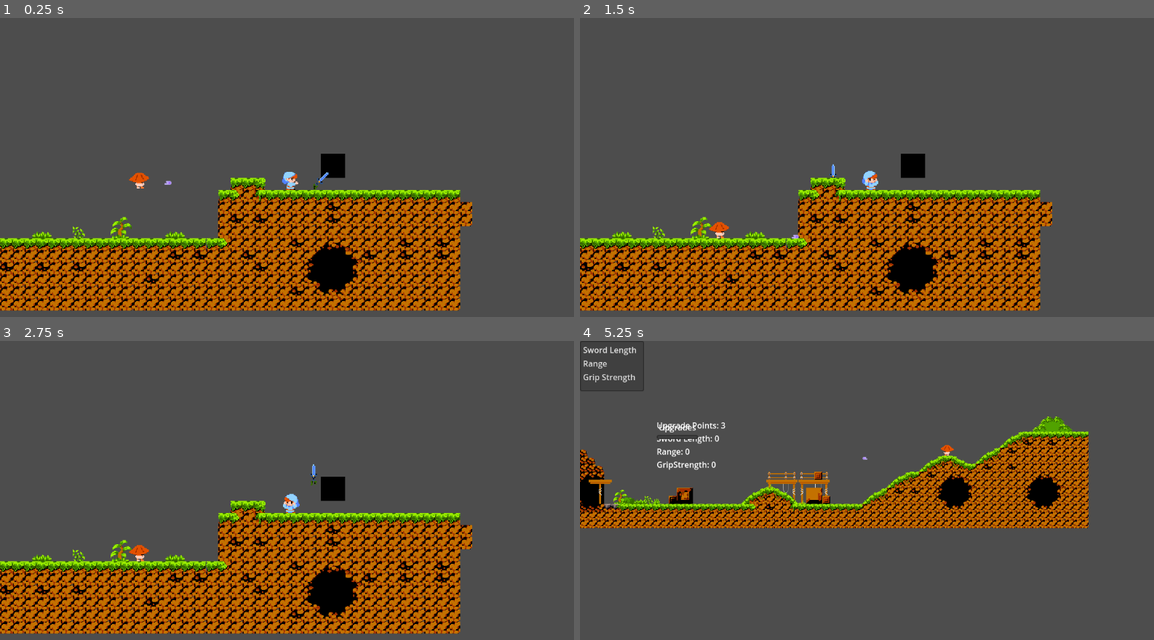
Above: before the commit, frames 1-4 (two rows, left to right).
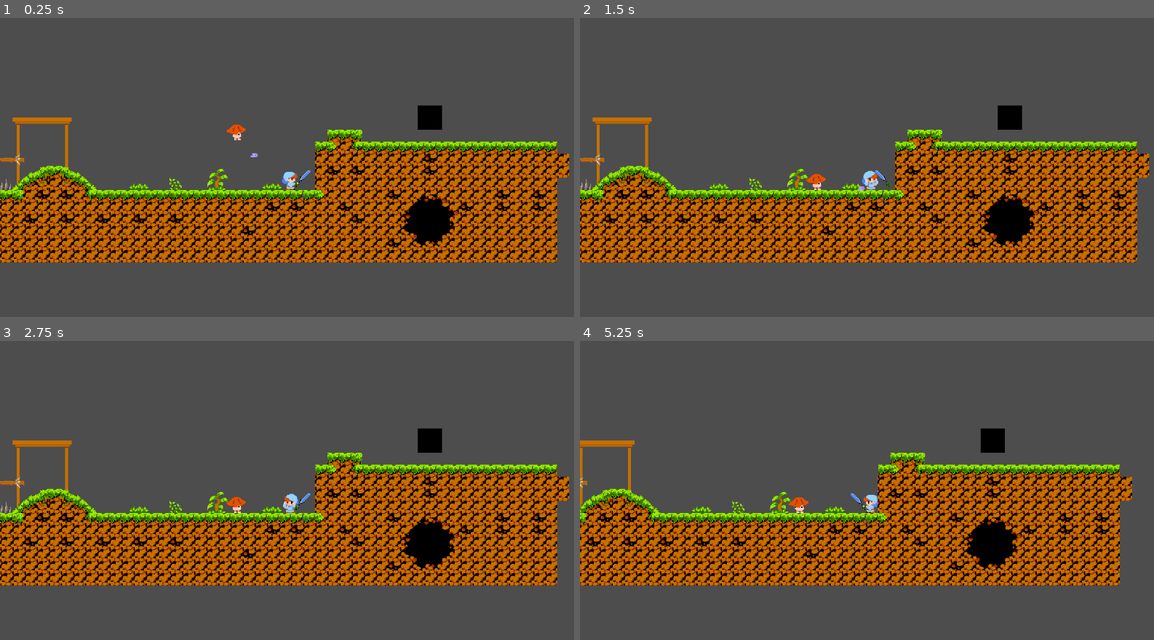
Above: after the commit, the same moments.

Repository: megaeonise/GMTK2023SwordofLegend
Game: Godot game, scene res://Tutorial_Plr.tscn
The game is run twice, just before and just after one commit, with the same random seed, the same clock (stepped at 60 frames per second) and the same inputs. This scene is started directly instead of the project's main scene.
Inputs (mouse positions are in pixels of both pictures, inside the frame that each line leads up to):
- Up to frame 1 (0.25 s): no input
- Up to frame 2 (1.5 s): tap Enter (ui_accept) at 0.5, 0.77, 1.25 s; move the mouse to (999, 164) at 0.52 s; hold Right (ui_right) from 0.53 s (still down); right-click (999, 164) at 0.6 s; move the mouse to (752, 197) at 1.27 s; click (752, 197) at 1.35 s
- Up to frame 3 (2.75 s): tap Enter (ui_accept) at 1.52, 2 s; right-click (172, 520) at 1.55 s; move the mouse to (350, 433) at 2.02 s; release Right (ui_right) at 2.03 s; hold Left (ui_left) from 2.03 s (still down); right-click (350, 433) at 2.1 s
- Up to frame 4 (5.25 s): tap Enter (ui_accept) at 2.75, 3.02, 3.5, 3.77, 5 s; move the mouse to (844, 568) at 2.77 s; release Left (ui_left) at 2.78 s; hold Right (ui_right) 2.78-4.25 s; right-click (844, 568) at 2.85 s; move the mouse to (1044, 553) at 3.52 s; press the mouse at (1044, 553) at 3.53 s; right-click (1044, 553) at 3.8 s; release the mouse at (1044, 553) at 4.25 s; click (677, 427) at 4.25 s, where only the run before the commit has a clickable "Upgrades"; move the mouse to (694, 454) at 5.02 s; hold Left (ui_left) from 5.03 s (still down); right-click (694, 454) at 5.1 s

The runs differ from the first frame. In frame 1, 37% of the frame differs, in the area x 0-100%, y 29-98%; in frame 2, 37%; in frame 3, 37%; in frame 4, 35%.

Commit message:
Finished mushroom

Diff:
--- a/Characters/Mushroom.gd
+++ b/Characters/Mushroom.gd
@@ -5,7 +5,10 @@
 var can_shoot = true
 var hp = 3
 var damage_taken = 0
+var shot_collision = ''
+var can_damage = true
 
+signal player_damage()
 
 func _ready():
 	self.add_collision_exception_with($Projectile)
@@ -30,6 +33,11 @@
 		can_shoot = false
 		$Projectile.velocity = direction*speed
 		$Projectile/Timeout.start()
+		if can_damage == true and shot_collision=='Player':
+			player_damage.emit()
+			can_damage = false
+		elif shot_collision=='Sword':
+			print('here')
 	if look.x>0:
 		get_node("MushroomSprite").set_flip_h(true)
 		get_node("Projectile/ProjectileSprite").set_flip_h(true)
@@ -49,6 +57,7 @@
 func _on_timeout_2_timeout():
 	$Projectile.set_visible(true)
 	can_shoot = true
+	can_damage = true
 
 
 func _on_sword_attack(damage):
@@ -61,3 +70,7 @@
 	can_shoot=false
 	$MushroomSprite.play('hurt')
 	$Projectile/Timeout2.start()
+
+
+func _on_projectile_collided_with(object):
+	shot_collision = object
--- a/Characters/Mushroom.tscn
+++ b/Characters/Mushroom.tscn
@@ -162,5 +162,6 @@
 wait_time = 4.0
 one_shot = true
 
+[connection signal="collided_with" from="Projectile" to="." method="_on_projectile_collided_with"]
 [connection signal="timeout" from="Projectile/Timeout" to="." method="_on_timeout_timeout"]
 [connection signal="timeout" from="Projectile/Timeout2" to="." method="_on_timeout_2_timeout"]
--- a/Characters/Player.gd
+++ b/Characters/Player.gd
@@ -7,6 +7,7 @@
 var grip = 0
 var on_ground = false
 var hp = 3
+var left = false
 #sword length/dmg, chain length, grip strength
 var points = VariableStore.upgrade_points
 var upgrade_arr = [VariableStore.length_upgrade,VariableStore.range_upgrade,VariableStore.grip_upgrade]
@@ -22,6 +23,8 @@
 	sword_move()
 	move_and_slide()
 	direction_finder()
+	if hp<=0:
+		queue_free()
 
 #	if Input.is_action_just_pressed('ui_select'):
 #		print(upgrade_arr)
@@ -53,7 +56,10 @@
 		on_ground = true
 
 	if Input.is_action_just_pressed("Right_Click") and on_ground==true:
-		get_node('Sword').set_position(Vector2(5,0))
+		if not left:
+			get_node('Sword').set_position(Vector2(16,-5))
+		else:
+			get_node('Sword').set_position(Vector2(-16,-5))
 		mode*=-1
 		mode_change.emit(mode)
 
@@ -61,6 +67,10 @@
 		get_node('HeroSprite').play('cower')
 
 	if mode==-1:
+		if not left:
+			get_node('Sword').set_position(Vector2(16,-5))
+		else:
+			get_node('Sword').set_position(Vector2(-16,-5))
 		get_node('Sword/SwordSprite').play('static')
 		get_node('Sword/SwordSprite').pause()
 		if abs(distance_to_mouse.x)>=10:
@@ -100,8 +110,16 @@
 func direction_finder():
 	var local_mouse = get_local_mouse_position()
 	if local_mouse.x<0:
+		left = true
 		get_node("HeroSprite").set_flip_h(true)
 		get_node("Sword/SwordSprite").set_flip_h(true)
 	else:
+		left = false
 		get_node('HeroSprite').set_flip_h(false)
 		get_node("Sword/SwordSprite").set_flip_h(false)
+
+
+
+
+func _on_mushroom_player_damage():
+	hp-=1
--- a/Characters/Player.tscn
+++ b/Characters/Player.tscn
@@ -1,15 +1,13 @@
-[gd_scene load_steps=46 format=3 uid="uid://g6kd448lq21b"]
+[gd_scene load_steps=30 format=3 uid="uid://g6kd448lq21b"]
 
 [ext_resource type="Texture2D" uid="uid://b4m852yp60fq8" path="res://Characters/Sprites/hero walking.png" id="1_gooaj"]
 [ext_resource type="Script" path="res://Characters/Player.gd" id="1_icnu4"]
 [ext_resource type="Texture2D" uid="uid://c8v5hu5et07n6" path="res://Characters/Sprites/hero running.png" id="2_4fpsp"]
-[ext_resource type="Script" path="res://Characters/Sword.gd" id="2_oj5jn"]
 [ext_resource type="Texture2D" uid="uid://b4bvedg2rmx7n" path="res://Characters/Sprites/hero cowering.png" id="2_usldw"]
 [ext_resource type="Texture2D" uid="uid://cykf2judrhy3x" path="res://Characters/Sprites/Hero getting dragged.png" id="3_8qwyt"]
-[ext_resource type="Texture2D" uid="uid://la2yrgtk7qwt" path="res://Characters/Sprites/sword static.png" id="3_gnds5"]
 [ext_resource type="Texture2D" uid="uid://i6nnfb586dv0" path="res://Characters/Sprites/Hero hanging in midair.png" id="4_xuqtb"]
 [ext_resource type="Texture2D" uid="uid://b7wwl2oumg4ot" path="res://Characters/Sprites/hero sleeping.png" id="6_1nncu"]
-[ext_resource type="Texture2D" uid="uid://dp8c73xysx3lq" path="res://Characters/Sprites/sword attack-Sheet.png" id="9_udiev"]
+[ext_resource type="PackedScene" uid="uid://dusd1ag2eelh" path="res://sword.tscn" id="8_unkfd"]
 
 [sub_resource type="AtlasTexture" id="AtlasTexture_bb0wl"]
 atlas = ExtResource("2_usldw")
@@ -185,121 +183,6 @@
 [sub_resource type="RectangleShape2D" id="RectangleShape2D_l6ws4"]
 size = Vector2(18, 24)
 
-[sub_resource type="RectangleShape2D" id="RectangleShape2D_6p0km"]
-size = Vector2(7.25, 20)
-
-[sub_resource type="AtlasTexture" id="AtlasTexture_vwpbc"]
-atlas = ExtResource("9_udiev")
-region = Rect2(0, 0, 32, 32)
-
-[sub_resource type="AtlasTexture" id="AtlasTexture_aufa1"]
-atlas = ExtResource("9_udiev")
-region = Rect2(32, 0, 32, 32)
-
-[sub_resource type="AtlasTexture" id="AtlasTexture_vth1r"]
-atlas = ExtResource("9_udiev")
-region = Rect2(64, 0, 32, 32)
-
-[sub_resource type="AtlasTexture" id="AtlasTexture_inbtr"]
-atlas = ExtResource("9_udiev")
-region = Rect2(96, 0, 32, 32)
-
-[sub_resource type="AtlasTexture" id="AtlasTexture_k34ul"]
-atlas = ExtResource("9_udiev")
-region = Rect2(128, 0, 32, 32)
-
-[sub_resource type="AtlasTexture" id="AtlasTexture_3tvjb"]
-atlas = ExtResource("9_udiev")
-region = Rect2(160, 0, 32, 32)
-
-[sub_resource type="AtlasTexture" id="AtlasTexture_1lym7"]
-atlas = ExtResource("9_udiev")
-region = Rect2(192, 0, 32, 32)
-
-[sub_resource type="AtlasTexture" id="AtlasTexture_goxdv"]
-atlas = ExtResource("9_udiev")
-region = Rect2(224, 0, 32, 32)
-
-[sub_resource type="AtlasTexture" id="AtlasTexture_j5uje"]
-atlas = ExtResource("9_udiev")
-region = Rect2(256, 0, 32, 32)
-
-[sub_resource type="AtlasTexture" id="AtlasTexture_6srl7"]
-atlas = ExtResource("3_gnds5")
-region = Rect2(0, 0, 32, 32)
-
-[sub_resource type="AtlasTexture" id="AtlasTexture_2ywwi"]
-atlas = ExtResource("9_udiev")
-region = Rect2(256, 0, 32, 32)
-
-[sub_resource type="AtlasTexture" id="AtlasTexture_0ysdw"]
-atlas = ExtResource("9_udiev")
-region = Rect2(128, 0, 32, 32)
-
-[sub_resource type="SpriteFrames" id="SpriteFrames_c6olu"]
-animations = [{
-"frames": [{
-"duration": 1.0,
-"texture": SubResource("AtlasTexture_vwpbc")
-}, {
-"duration": 1.0,
-"texture": SubResource("AtlasTexture_aufa1")
-}, {
-"duration": 1.0,
-"texture": SubResource("AtlasTexture_vth1r")
-}, {
-"duration": 1.0,
-"texture": SubResource("AtlasTexture_inbtr")
-}, {
-"duration": 1.0,
-"texture": SubResource("AtlasTexture_k34ul")
-}],
-"loop": false,
-"name": &"attack",
-"speed": 5.0
-}, {
-"frames": [{
-"duration": 1.0,
-"texture": SubResource("AtlasTexture_3tvjb")
-}, {
-"duration": 1.0,
-"texture": SubResource("AtlasTexture_1lym7")
-}, {
-"duration": 1.0,
-"texture": SubResource("AtlasTexture_goxdv")
-}, {
-"duration": 1.0,
-"texture": SubResource("AtlasTexture_j5uje")
-}],
-"loop": false,
-"name": &"attack2",
-"speed": 5.0
-}, {
-"frames": [{
-"duration": 1.0,
-"texture": SubResource("AtlasTexture_6srl7")
-}],
-"loop": false,
-"name": &"static",
-"speed": 5.0
-}, {
-"frames": [{
-"duration": 1.0,
-"texture": SubResource("AtlasTexture_2ywwi")
-}],
-"loop": true,
-"name": &"static2",
-"speed": 5.0
-}, {
-"frames": [{
-"duration": 1.0,
-"texture": SubResource("AtlasTexture_0ysdw")
-}],
-"loop": true,
-"name": &"static3",
-"speed": 5.0
-}]
-
 [node name="Player" type="CharacterBody2D"]
 script = ExtResource("1_icnu4")
 
@@ -311,25 +194,4 @@
 [node name="HeroCollision" type="CollisionShape2D" parent="."]
 shape = SubResource("RectangleShape2D_l6ws4")
 
-[node name="Sword" type="Area2D" parent="."]
-position = Vector2(40, 0)
-script = ExtResource("2_oj5jn")
-
-[node name="SwordCollision" type="CollisionShape2D" parent="Sword"]
-position = Vector2(-1, 2)
-shape = SubResource("RectangleShape2D_6p0km")
-disabled = true
-
-[node name="SwordSprite" type="AnimatedSprite2D" parent="Sword"]
-texture_filter = 1
-sprite_frames = SubResource("SpriteFrames_c6olu")
-animation = &"static3"
-speed_scale = 1.7
-
-[node name="Buffer" type="Timer" parent="Sword"]
-wait_time = 0.9
-one_shot = true
-
-[connection signal="mode_change" from="." to="Sword" method="_on_player_mode_change"]
-[connection signal="animation_finished" from="Sword/SwordSprite" to="Sword" method="_on_sword_sprite_animation_finished"]
-[connection signal="timeout" from="Sword/Buffer" to="Sword" method="_on_buffer_timeout"]
+[node name="Sword" parent="." instance=ExtResource("8_unkfd")]
--- a/Characters/Projectile.gd
+++ b/Characters/Projectile.gd
@@ -1,6 +1,10 @@
 extends CharacterBody2D
 
-
+signal collided_with(object)
 
 func _physics_process(delta):
 	move_and_slide()
+	for collisions in get_slide_collision_count():
+		var collision = get_slide_collision(collisions)
+		collided_with.emit(collision.get_collider().name)
+		print(collision.get_collider().name)
--- a/Characters/Sword.gd
+++ b/Characters/Sword.gd
@@ -43,12 +43,10 @@
 				else:
 					get_node('SwordSprite').play('attack2')
 					attack_anim = 0
-		if get_node('SwordSprite').animation == 'attack' and get_node('SwordSprite').frame>=2 and get_node('SwordSprite').frame<=4:
+		if get_node('SwordSprite').animation == 'attack' and get_node('SwordSprite').frame>=2 and get_node('SwordSprite').frame<=3:
 			attack.emit(1+(VariableStore.length_upgrade*0.5))
 			get_node('SwordCollision').set_disabled(false)
-		else:
-			get_node('SwordCollision').set_disabled(true)
-		if get_node('SwordSprite').animation == 'attack2' and get_node('SwordSprite').frame>=1 and get_node('SwordSprite').frame<=3:
+		elif get_node('SwordSprite').animation == 'attack2' and get_node('SwordSprite').frame>=1 and get_node('SwordSprite').frame<=2:
 			attack.emit(1+(VariableStore.length_upgrade*0.5))
 			get_node('SwordCollision').set_disabled(false)
 		else:
--- a/Next.gd
+++ b/Next.gd
@@ -1,5 +1,4 @@
 extends Node2D
-
 var current = ''
 
 func _ready():
--- a/Tutorial_Plr.tscn
+++ b/Tutorial_Plr.tscn
@@ -19,7 +19,17 @@
 shape = SubResource("RectangleShape2D_dhee1")
 
 [node name="Player" parent="." index="1"]
-position = Vector2(352, -104)
+position = Vector2(224, -24)
+
+[node name="Sword" parent="Player" index="2"]
+position = Vector2(-32, 0)
+
+[node name="SwordCollision" parent="Player/Sword" index="0"]
+position = Vector2(0, 0)
+disabled = false
+
+[node name="SwordSprite" parent="Player/Sword" index="1"]
+animation = &"attack2"
 
 [node name="Camera2D" type="Camera2D" parent="Player" index="3"]
 zoom = Vector2(1.5, 1.5)
@@ -50,5 +60,8 @@
 [connection signal="body_entered" from="Next" to="Next" method="_on_body_entered"]
 [connection signal="attack" from="Player/Sword" to="Mushroom" method="_on_sword_attack"]
 [connection signal="body_entered" from="Player/Sword" to="Mushroom" method="_on_sword_body_entered"]
+[connection signal="player_damage" from="Mushroom" to="Player" method="_on_mushroom_player_damage"]
 
 [editable path="Player"]
+[editable path="Player/Sword"]
+[editable path="Mushroom"]
--- /dev/null
+++ b/sword.tscn
@@ -0,0 +1,143 @@
+[gd_scene load_steps=18 format=3 uid="uid://dusd1ag2eelh"]
+
+[ext_resource type="Script" path="res://Characters/Sword.gd" id="1_n3xup"]
+[ext_resource type="Texture2D" uid="uid://dp8c73xysx3lq" path="res://Characters/Sprites/sword attack-Sheet.png" id="2_3oa0a"]
+[ext_resource type="Texture2D" uid="uid://la2yrgtk7qwt" path="res://Characters/Sprites/sword static.png" id="3_2jubk"]
+
+[sub_resource type="RectangleShape2D" id="RectangleShape2D_6p0km"]
+size = Vector2(7.25, 20)
+
+[sub_resource type="AtlasTexture" id="AtlasTexture_vwpbc"]
+atlas = ExtResource("2_3oa0a")
+region = Rect2(0, 0, 32, 32)
+
+[sub_resource type="AtlasTexture" id="AtlasTexture_aufa1"]
+atlas = ExtResource("2_3oa0a")
+region = Rect2(32, 0, 32, 32)
+
+[sub_resource type="AtlasTexture" id="AtlasTexture_vth1r"]
+atlas = ExtResource("2_3oa0a")
+region = Rect2(64, 0, 32, 32)
+
+[sub_resource type="AtlasTexture" id="AtlasTexture_inbtr"]
+atlas = ExtResource("2_3oa0a")
+region = Rect2(96, 0, 32, 32)
+
+[sub_resource type="AtlasTexture" id="AtlasTexture_k34ul"]
+atlas = ExtResource("2_3oa0a")
+region = Rect2(128, 0, 32, 32)
+
+[sub_resource type="AtlasTexture" id="AtlasTexture_3tvjb"]
+atlas = ExtResource("2_3oa0a")
+region = Rect2(160, 0, 32, 32)
+
+[sub_resource type="AtlasTexture" id="AtlasTexture_1lym7"]
+atlas = ExtResource("2_3oa0a")
+region = Rect2(192, 0, 32, 32)
+
+[sub_resource type="AtlasTexture" id="AtlasTexture_goxdv"]
+atlas = ExtResource("2_3oa0a")
+region = Rect2(224, 0, 32, 32)
+
+[sub_resource type="AtlasTexture" id="AtlasTexture_j5uje"]
+atlas = ExtResource("2_3oa0a")
+region = Rect2(256, 0, 32, 32)
+
+[sub_resource type="AtlasTexture" id="AtlasTexture_6srl7"]
+atlas = ExtResource("3_2jubk")
+region = Rect2(0, 0, 32, 32)
+
+[sub_resource type="AtlasTexture" id="AtlasTexture_2ywwi"]
+atlas = ExtResource("2_3oa0a")
+region = Rect2(256, 0, 32, 32)
+
+[sub_resource type="AtlasTexture" id="AtlasTexture_0ysdw"]
+atlas = ExtResource("2_3oa0a")
+region = Rect2(128, 0, 32, 32)
+
+[sub_resource type="SpriteFrames" id="SpriteFrames_c6olu"]
+animations = [{
+"frames": [{
+"duration": 1.0,
+"texture": SubResource("AtlasTexture_vwpbc")
+}, {
+"duration": 1.0,
+"texture": SubResource("AtlasTexture_aufa1")
+}, {
+"duration": 1.0,
+"texture": SubResource("AtlasTexture_vth1r")
+}, {
+"duration": 1.0,
+"texture": SubResource("AtlasTexture_inbtr")
+}, {
+"duration": 1.0,
+"texture": SubResource("AtlasTexture_k34ul")
+}],
+"loop": false,
+"name": &"attack",
+"speed": 5.0
+}, {
+"frames": [{
+"duration": 1.0,
+"texture": SubResource("AtlasTexture_3tvjb")
+}, {
+"duration": 1.0,
+"texture": SubResource("AtlasTexture_1lym7")
+}, {
+"duration": 1.0,
+"texture": SubResource("AtlasTexture_goxdv")
+}, {
+"duration": 1.0,
+"texture": SubResource("AtlasTexture_j5uje")
+}],
+"loop": false,
+"name": &"attack2",
+"speed": 5.0
+}, {
+"frames": [{
+"duration": 1.0,
+"texture": SubResource("AtlasTexture_6srl7")
+}],
+"loop": false,
+"name": &"static",
+"speed": 5.0
+}, {
+"frames": [{
+"duration": 1.0,
+"texture": SubResource("AtlasTexture_2ywwi")
+}],
+"loop": true,
+"name": &"static2",
+"speed": 5.0
+}, {
+"frames": [{
+"duration": 1.0,
+"texture": SubResource("AtlasTexture_0ysdw")
+}],
+"loop": true,
+"name": &"static3",
+"speed": 5.0
+}]
+
+[node name="Sword" type="Area2D"]
+position = Vector2(16, -5)
+script = ExtResource("1_n3xup")
+
+[node name="SwordCollision" type="CollisionShape2D" parent="."]
+position = Vector2(-1, 2)
+shape = SubResource("RectangleShape2D_6p0km")
+disabled = true
+
+[node name="SwordSprite" type="AnimatedSprite2D" parent="."]
+texture_filter = 1
+position = Vector2(0, 2)
+sprite_frames = SubResource("SpriteFrames_c6olu")
+animation = &"static"
+speed_scale = 1.7
+
+[node name="Buffer" type="Timer" parent="."]
+wait_time = 0.9
+one_shot = true
+
+[connection signal="animation_finished" from="SwordSprite" to="." method="_on_sword_sprite_animation_finished"]
+[connection signal="timeout" from="Buffer" to="." method="_on_buffer_timeout"]
